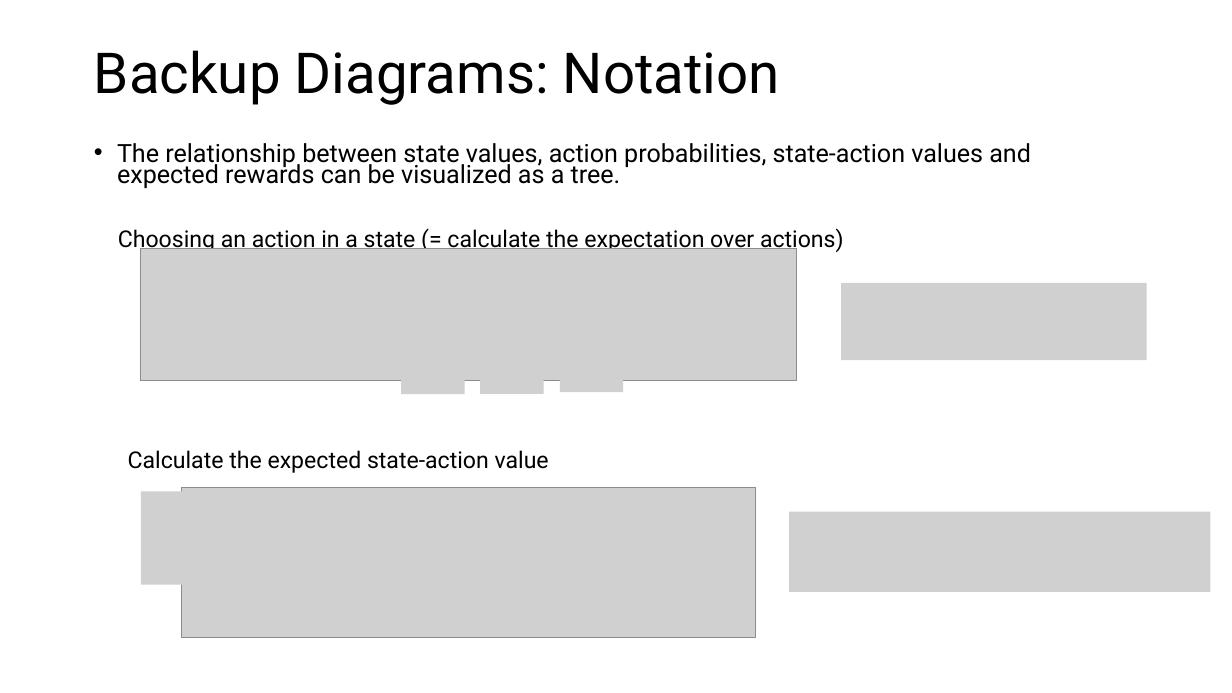
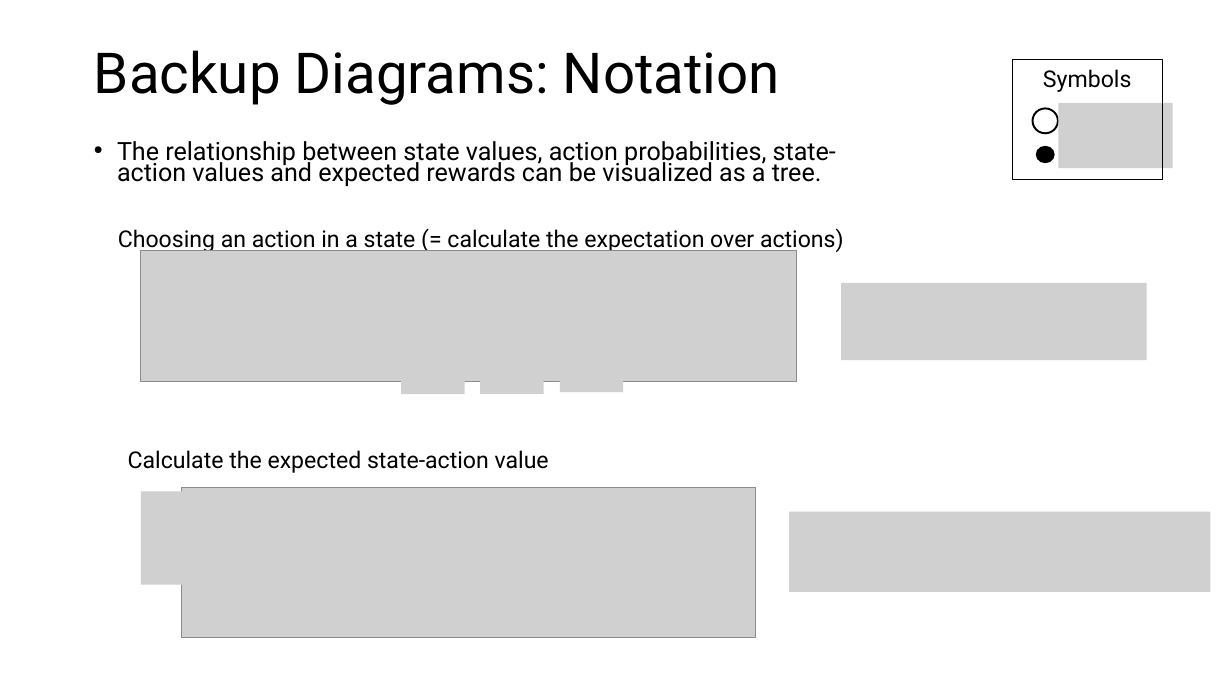
Before and after one commit to mhahsler/Introduction_to_Reinforcement_Learning, a slide deck: slide 27 of slides/Lecture_Chapter03.pptx. Drawn at 1232x693 pixels with LibreOffice and Linux fonts; fonts in the diff are those of the drawing; grey boxes stand for pictures. Boxes give left, top, right and bottom in pixels: in the first picture for what was removed or moved away, otherwise in the second. Text is boxed around its words. In the diff, an @@ line names an element or a change of style, - is before the commit and + after.

Commit message:
improved backup diagrams.

```diff
--- a/slides/Lecture_Chapter03.pptx
+++ b/slides/Lecture_Chapter03.pptx
@@ group added at [1013, 59, 1173, 179]: 2 ellipses, 1 picture, 1 rectangle @@
+Symbols
@@ text "The relationship between state values, ..." rewrapped from [117, 143, 1031, 188] to [117, 141, 836, 186] @@
```
Also in this commit, not shown: 7 other slides changed, 1 other file.
